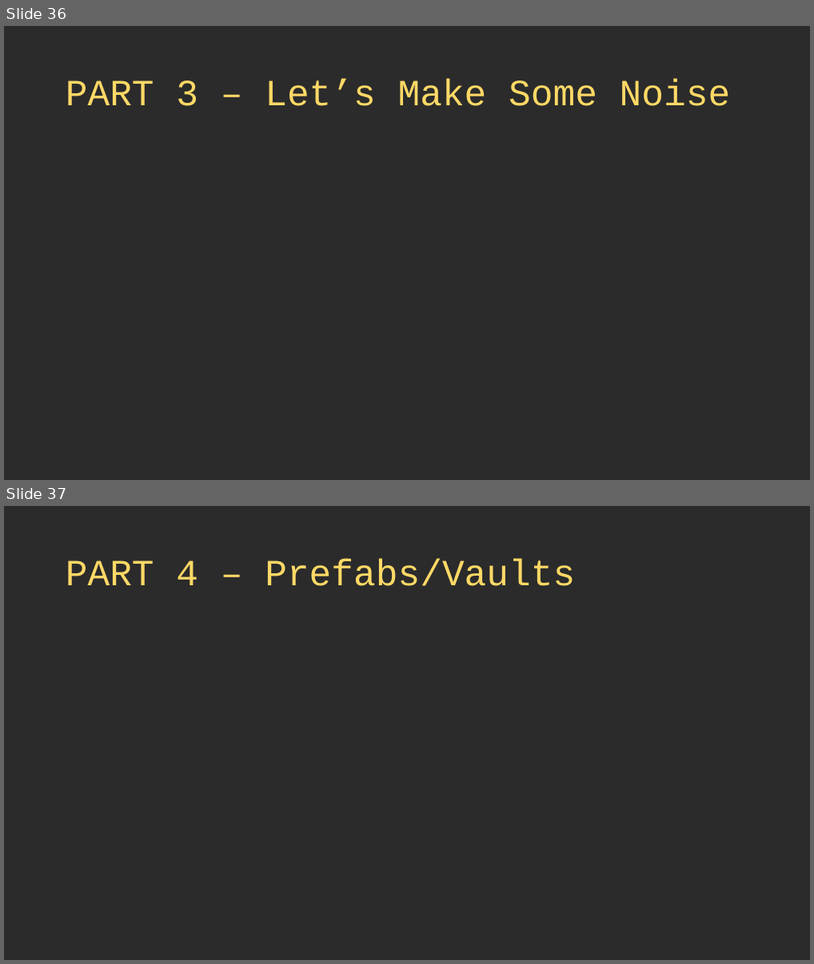
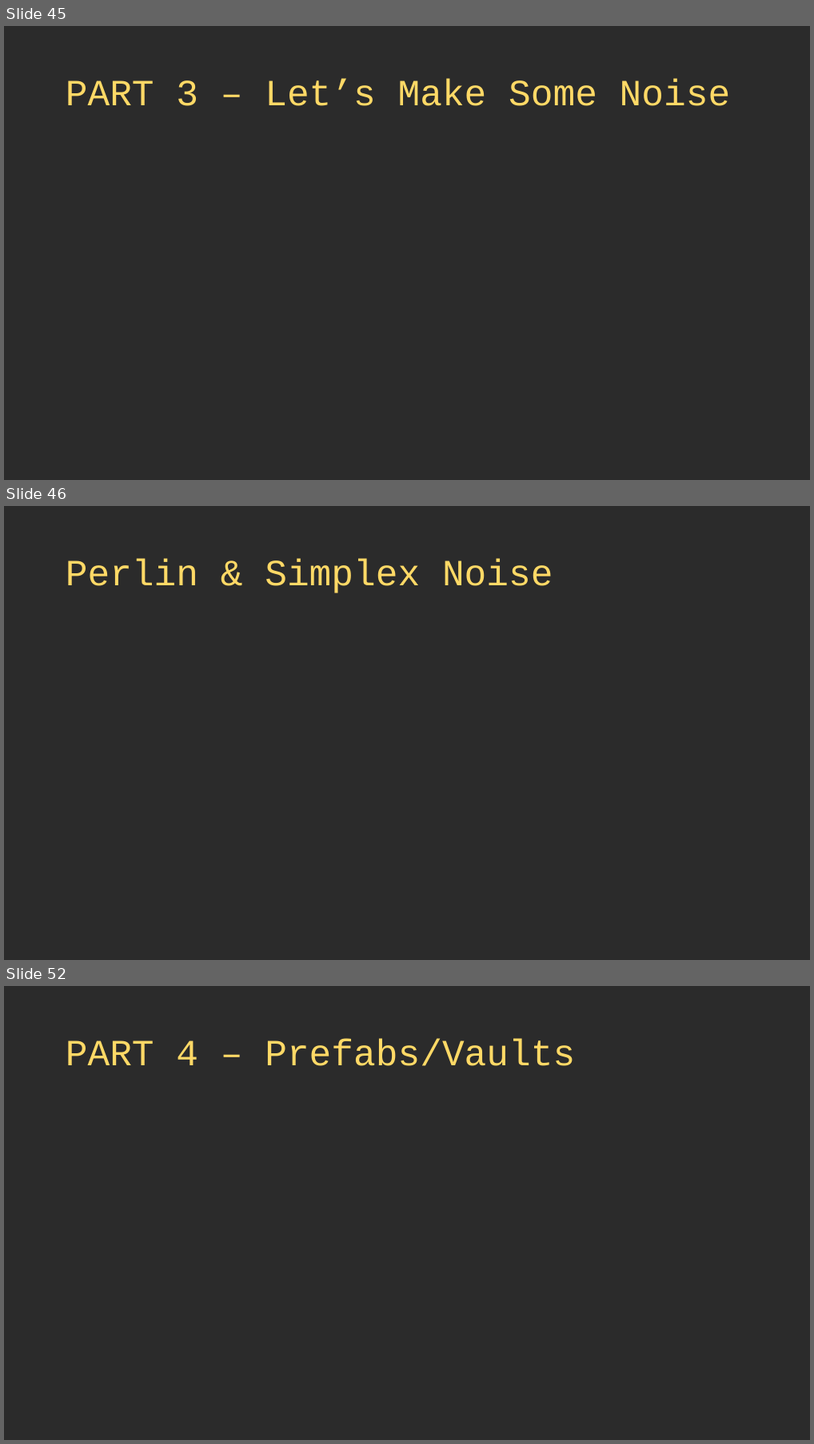
Before and after one commit to thebracket/roguelike-celebration-2020, a slide deck: Procedural Map Generation Techniques.pptx. Shown one above the other, each under a label of ours: slides 36 and 37 before the commit, slides 45, 46 and 52 after it; the slides between them are not shown. The pictures are 814x964 and 814x1444 pixels, drawn with LibreOffice and Linux fonts; fonts in the diff are those of the drawing; background and template pictures are left out; a plain dark background stands for a picture behind light text. Boxes give left, top, right and bottom in pixels: in the first picture for what was removed or moved away, otherwise in the second. Text is boxed around its words. In the diff, an @@ line names an element or a change of style, - is before the commit and + after.

```diff
--- a/Procedural Map Generation Techniques.pptx
+++ b/Procedural Map Generation Techniques.pptx
@@ slide 46 added at (4, 506, 810, 960), background picture (left out) @@
@@ title added at (66, 560, 554, 593), 44 pt, text #FFD966 @@
+Perlin & Simplex Noise
@@ what was slide 36 is now slide 45 @@
@@ what was slide 37 is now slide 52 @@
```
Also in this commit, not shown: 1 slide changed, 16 other slides added, 2 slides removed, 4 other files.
